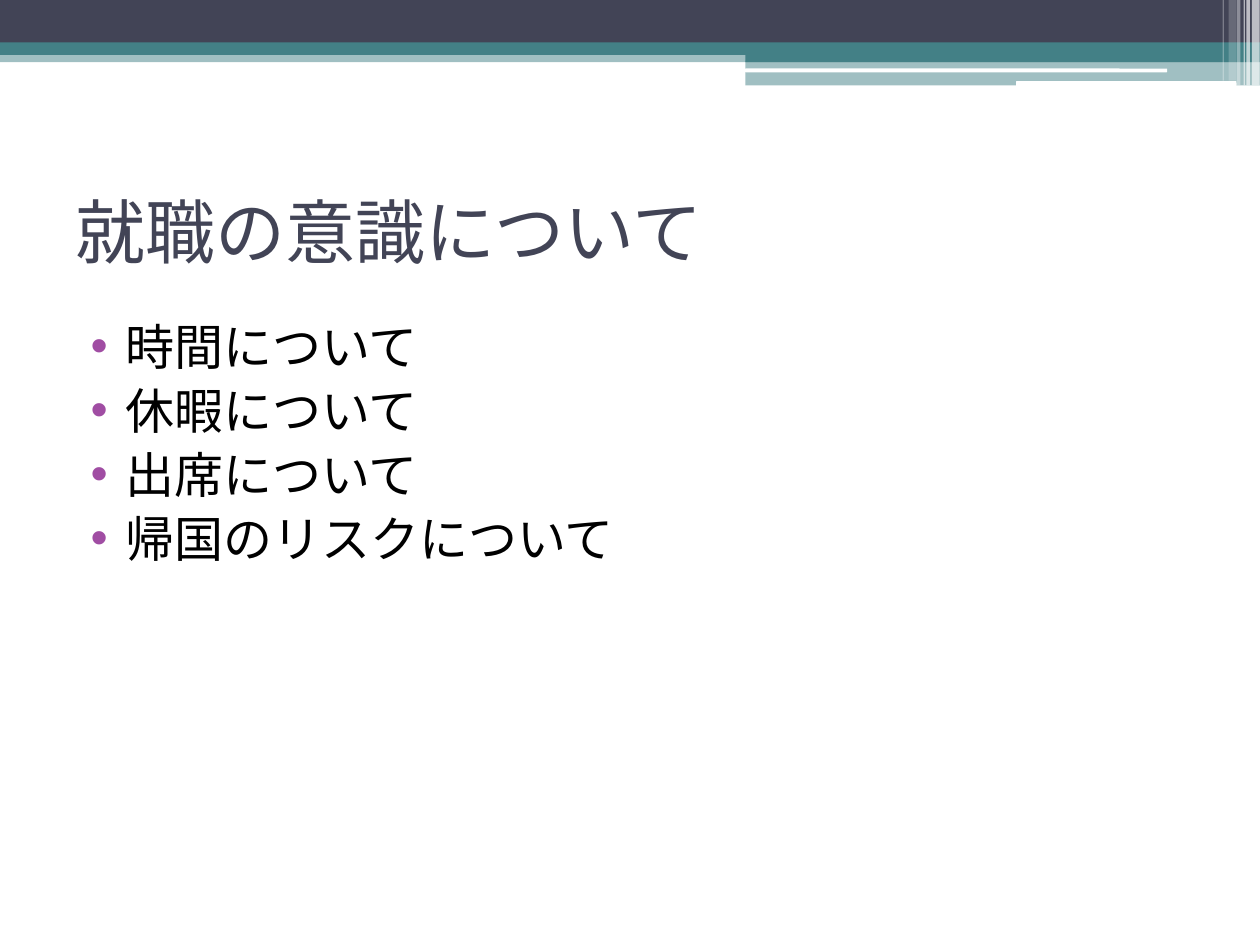
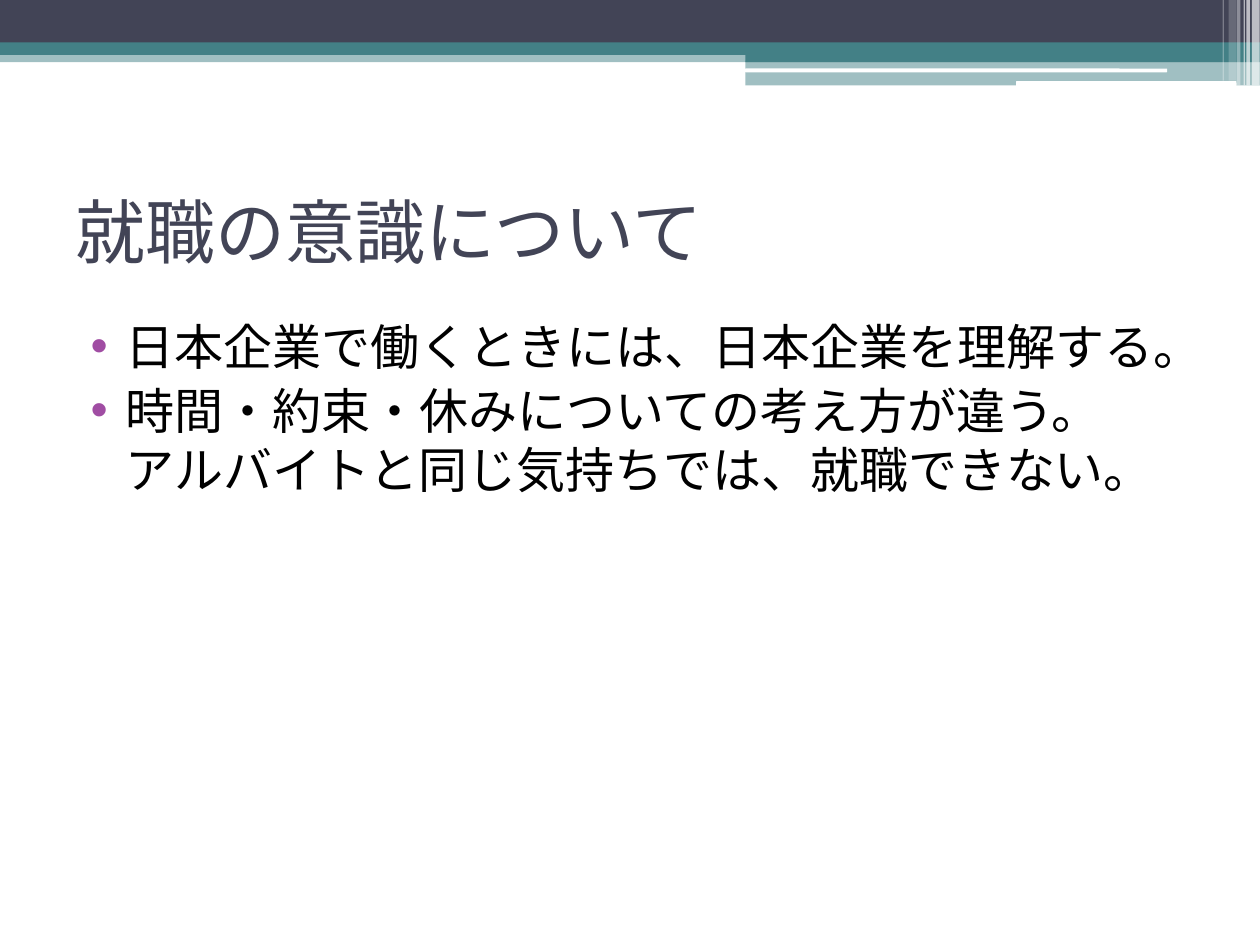
Before and after one commit to YoshihiroUEDA/shushoku, a slide deck: slide 7 of 就職指導週間（大橋校講義用PP）.pptx. Drawn at 1260x945 pixels with LibreOffice and Linux fonts; fonts in the diff are those of the drawing. Boxes give left, top, right and bottom in pixels: in the first picture for what was removed or moved away, otherwise in the second. Text is boxed around its words. In the diff, an @@ line names an element or a change of style, - is before the commit and + after.

```diff
--- a/就職指導週間（大橋校講義用PP）.pptx
+++ b/就職指導週間（大橋校講義用PP）.pptx
@@ text at bbox=[126, 323, 1203, 492]: text changed @@
-• 時間について
-• 休暇について
-• 出席について
-• 帰国のリスクについて
+• 日本企業で働くときには、日本企業を理解する。
+• 時間・約束・休みについての考え方が違う。
+  アルバイトと同じ気持ちでは、就職できない。
```
Also in this commit, not shown: 1 slide added.
